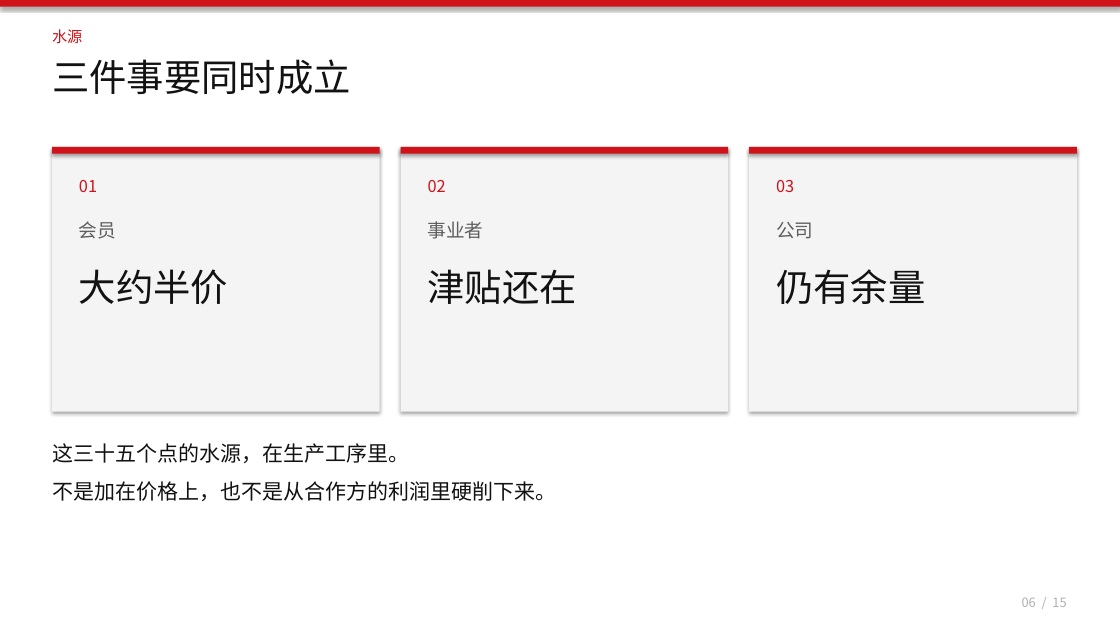
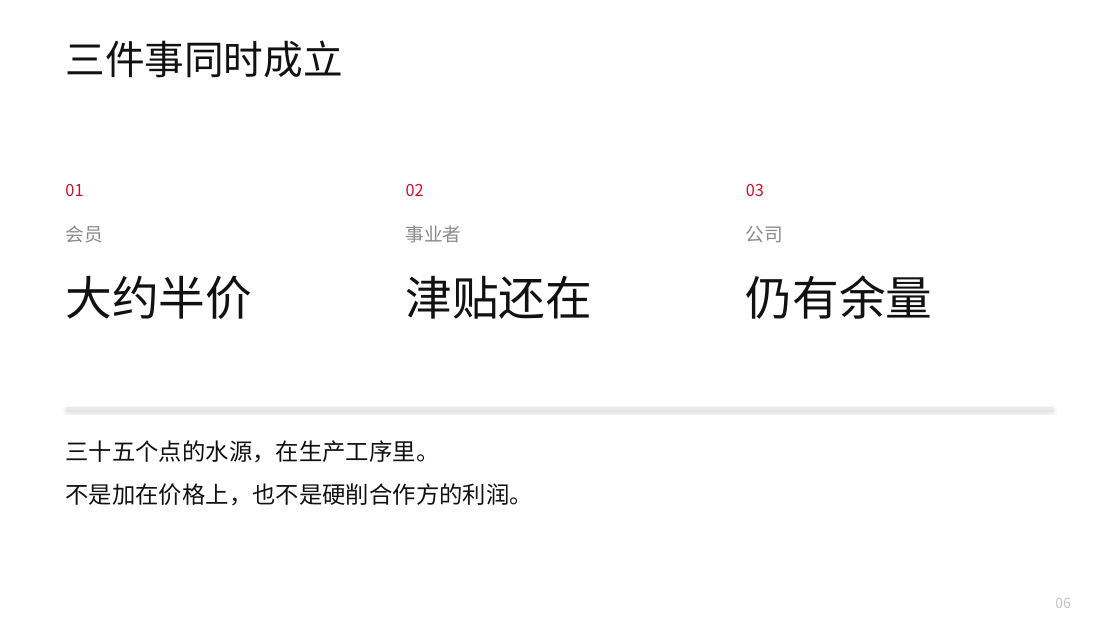
Before and after one commit to headshot9999/xiaoyi, a slide deck: slide 6 of 艾多美何以成为100兆韩元企业.pptx. Drawn at 1120x630 pixels with LibreOffice and Linux fonts; fonts in the diff are those of the drawing. Boxes give left, top, right and bottom in pixels: in the first picture for what was removed or moved away, otherwise in the second. Text is boxed around its words. In the diff, an @@ line names an element or a change of style, - is before the commit and + after.

```diff
--- a/艾多美何以成为100兆韩元企业.pptx
+++ b/艾多美何以成为100兆韩元企业.pptx
@@ rectangle removed at (x1=0, y1=0, x2=1120, y2=7) @@
@@ text removed at (x1=52, y1=29, x2=82, y2=44) @@
-水源
@@ text at (x1=65, y1=40, x2=342, y2=78): text changed; size 32 to 34 pt; text colour #121212 to #111111 @@
-三件事要同时成立
+三件事同时成立
@@ rectangle removed at (x1=52, y1=147, x2=380, y2=412) @@
@@ rectangle removed at (x1=52, y1=147, x2=380, y2=154) @@
@@ rectangle removed at (x1=401, y1=147, x2=728, y2=412) @@
@@ rectangle removed at (x1=401, y1=147, x2=728, y2=154) @@
@@ rectangle removed at (x1=749, y1=147, x2=1077, y2=412) @@
@@ rectangle removed at (x1=749, y1=147, x2=1077, y2=154) @@
@@ text "01" moved from (x1=79, y1=180, x2=97, y2=192) to (x1=65, y1=184, x2=83, y2=196) @@
@@ text "02" moved from (x1=428, y1=180, x2=446, y2=192) to (x1=406, y1=184, x2=424, y2=196) @@
@@ text colour #D0121A to #C8102E in 3 elements at (x1=65, y1=184, x2=83, y2=196), (x1=406, y1=184, x2=424, y2=196), (x1=746, y1=184, x2=764, y2=196) @@
@@ text "03" moved from (x1=776, y1=180, x2=794, y2=192) to (x1=746, y1=184, x2=764, y2=196) @@
@@ text "会员" moved from (x1=79, y1=221, x2=116, y2=239) to (x1=65, y1=225, x2=102, y2=243) @@
@@ text "事业者" moved from (x1=428, y1=221, x2=484, y2=239) to (x1=406, y1=225, x2=462, y2=243) @@
@@ text colour #5E5E5E to #8A8A8A in 3 elements at (x1=65, y1=225, x2=102, y2=243), (x1=406, y1=225, x2=462, y2=243), (x1=746, y1=226, x2=783, y2=242) @@
@@ text "公司" moved from (x1=776, y1=222, x2=813, y2=239) to (x1=746, y1=226, x2=783, y2=242) @@
@@ text "大约半价" moved from (x1=79, y1=269, x2=228, y2=304) to (x1=65, y1=275, x2=252, y2=319) @@
@@ text "津贴还在" moved from (x1=428, y1=269, x2=577, y2=304) to (x1=406, y1=275, x2=593, y2=319) @@
@@ size 32 to 40 pt, text colour #121212 to #111111 in 3 elements at (x1=406, y1=275, x2=593, y2=319), (x1=65, y1=275, x2=252, y2=319), (x1=746, y1=275, x2=933, y2=319) @@
@@ text "仍有余量" moved from (x1=776, y1=269, x2=925, y2=304) to (x1=746, y1=275, x2=933, y2=319) @@
@@ rectangle added at (x1=66, y1=408, x2=1053, y2=408), fill #E4E4E4 @@
@@ text at (x1=65, y1=440, x2=532, y2=506): text changed; size 18 to 20 pt; text colour #121212 to #111111 @@
-这三十五个点的水源，在生产工序里。
-不是加在价格上，也不是从合作方的利润里硬削下来。
+三十五个点的水源，在生产工序里。
+不是加在价格上，也不是硬削合作方的利润。
@@ text at (x1=1055, y1=598, x2=1071, y2=608): text changed; size 11 to 12 pt; text colour #B0B0B0 to #C4C4C4 @@
-06 / 15
+06
```
Also in this commit, not shown: 14 other slides changed, 2 other files.
